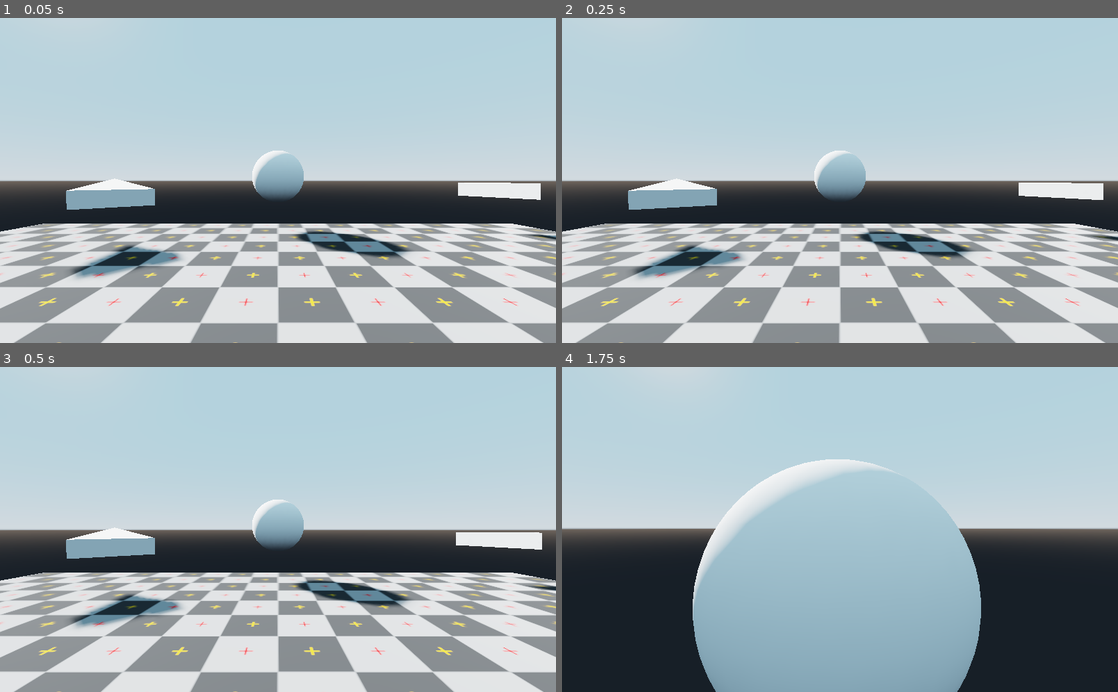
Above: before the commit, frames 1-4 (two rows, left to right).
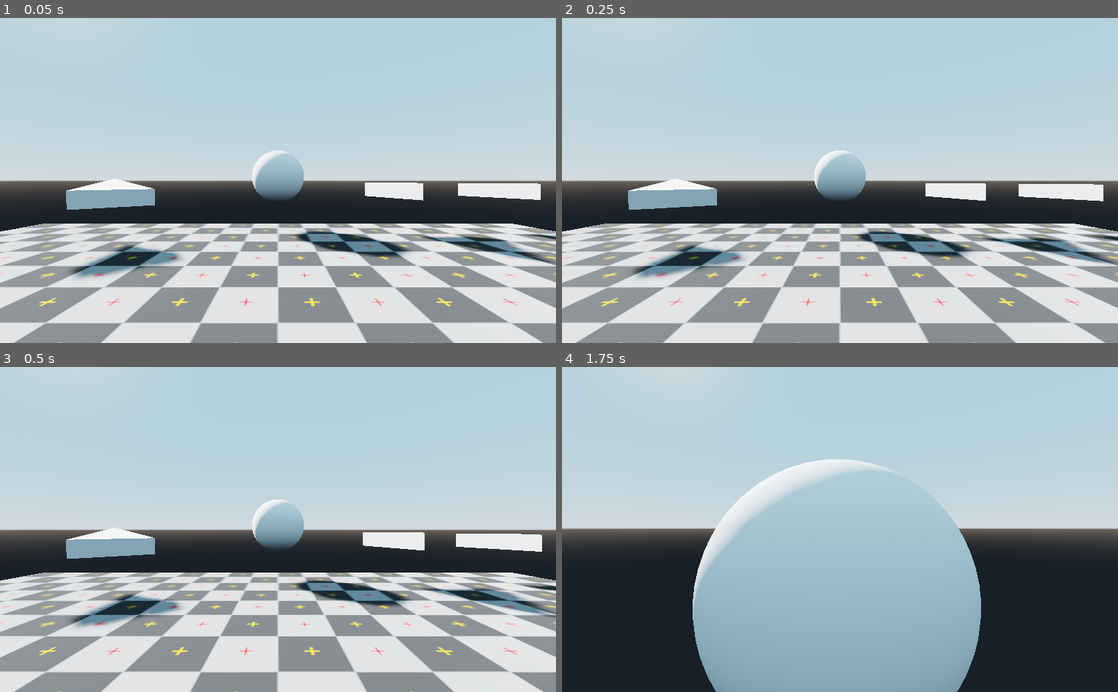
Above: after the commit, the same moments.

Repository: Linko-3D/Godot-Templates-Collection
Game: Godot game, scene res://Sandbox.tscn
Same seed, same stepped clock (60 frames per second), same inputs: the game is played once before the commit and once after it.
Inputs (mouse positions are in pixels of both pictures, inside the frame that each line leads up to):
- Up to frame 1 (0.05 s): no input
- Up to frame 2 (0.25 s): no input
- Up to frame 3 (0.5 s): no input
- Up to frame 4 (1.75 s): tap Enter (ui_accept) at 0.5, 0.77, 1.52 s; move the mouse to (867, 529) at 0.52 s; hold Up (ui_up) from 0.53 s (still down); click (867, 529) at 0.67 s; move the mouse to (812, 529) at 1.27 s

The runs differ from the first frame. In frame 1, 1.2% of the frame differs, in the area x 65-100%, y 50-76%; in frame 2, 1.4%; in frame 3, 1.5%, in the area x 65-100%, y 50-78%; in frame 4, nothing differs.

Commit message:
move to adv

Diff:
--- a/Sandbox.tscn
+++ b/Sandbox.tscn
@@ -7,6 +7,7 @@
 [ext_resource path="res://Templates/3D/AI/MoveTo/MoveTo.tscn" type="PackedScene" id=5]
 [ext_resource path="res://Templates/3D/FirstPersonCharacter/Camera/Projectile/Projectile.tscn" type="PackedScene" id=6]
 [ext_resource path="res://Templates/3D/Interactive/Area/Area.tscn" type="PackedScene" id=7]
+[ext_resource path="res://Templates/3D/AI/MoveToAdv/MoveToAdv.tscn" type="PackedScene" id=8]
 
 [sub_resource type="ConvexPolygonShape" id=1]
 points = PoolVector3Array( 10, 0, 10, -10, 0, 10, 10, 0, -10, -10, 0, -10 )
@@ -53,3 +54,6 @@
 
 [node name="Area" parent="." instance=ExtResource( 7 )]
 transform = Transform( 1, 0, 0, 0, 1, 0, 0, 0, 1, 0, 0, -5.04 )
+
+[node name="MoveToAdv" parent="." instance=ExtResource( 8 )]
+transform = Transform( 1, 0, 0, 0, 1, 0, 0, 0, 1, 4.33687, 1.5, -7.93298 )
--- a/Templates/3D/AI/LookAt/LookAt.gd
+++ b/Templates/3D/AI/LookAt/LookAt.gd
@@ -4,5 +4,5 @@
 var targetPosition
 
 func _process(delta):
-	targetPosition = get_tree().get_root().find_node(target, true, false) # Get the target
+	targetPosition = get_tree().get_root().find_node(target, true, false) # Get the target node by his name
 	look_at(targetPosition.translation, Vector3.UP) # Look at the target
--- a/Templates/3D/AI/MoveTo/MoveTo.gd
+++ b/Templates/3D/AI/MoveTo/MoveTo.gd
@@ -1,16 +1,10 @@
 extends KinematicBody
 
-var target = "FirstPersonCharacter"
-var targetPosition
+var target
 var vector = Vector3()
-var speed = 1
-var keepHeight = Vector3()
-
-func _ready():
-	keepHeight = translation.y # Get the starting height
 
 func _process(delta):
-	targetPosition = get_tree().get_root().find_node(target, true, false) # Get the target
-	vector = ((translation - targetPosition.translation)*-1).normalized() # Get the direction
-	translation.y = keepHeight # Keep the same height
-	move_and_slide(vector * speed)
+	target = get_tree().get_root().find_node("FirstPersonCharacter", true, false) # Get the target node by his name
+	vector = ((translation - target.translation)*-1).normalized() # Get the direction by subtracting the current position by the target position
+
+	move_and_slide(vector)
--- /dev/null
+++ b/Templates/3D/AI/MoveToAdv/MoveToAdv.gd
@@ -0,0 +1,26 @@
+extends KinematicBody
+# This version keeps the same height and moves only inside an height margin
+var target = "FirstPersonCharacter"
+var targetPosition
+var vector = Vector3()
+var speed = 1
+
+# Optionnal
+var keepHeight = Vector3()
+var heightDifference
+var moveHeightMargin = 2
+
+func _ready():
+	keepHeight = translation.y # Get the starting height
+
+func _process(delta):
+	target = get_tree().get_root().find_node("FirstPersonCharacter", true, false) # Get the target node by his name
+	vector = ((translation - target.translation)*-1).normalized() # Get the direction by subtracting the current position by the target position
+
+	heightDifference = target.translation - translation
+
+	if heightDifference.y > -moveHeightMargin and heightDifference.y < moveHeightMargin:
+		move_and_slide(vector * speed)
+
+	#Optionnal
+	translation.y = keepHeight # Keep the same height
--- /dev/null
+++ b/Templates/3D/AI/MoveToAdv/MoveToAdv.tscn
@@ -0,0 +1,21 @@
+[gd_scene load_steps=4 format=2]
+
+[ext_resource path="res://Templates/3D/AI/MoveToAdv/MoveToAdv.gd" type="Script" id=1]
+
+[sub_resource type="PrismMesh" id=1]
+size = Vector3( 2, 2, 0.5 )
+
+[sub_resource type="ConvexPolygonShape" id=2]
+points = PoolVector3Array( 0, 1, 0.25, 0, 1, -0.25, 0, 1, 0.25, 0, 1, -0.25, -1, -1, 0.25, 1, -1, -0.25, 1, -1, 0.25, -1, -1, -0.25, 0, 1, 0.25, 0, 1, -0.25, 0, 1, -0.25, 0, 1, 0.25, 1, -1, 0.25, -1, -1, -0.25, 1, -1, -0.25, -1, -1, 0.25, -1, -1, 0.25, 1, -1, 0.25, -1, -1, -0.25, 1, -1, -0.25 )
+
+[node name="MoveToAdv" type="KinematicBody"]
+script = ExtResource( 1 )
+
+[node name="MeshInstance" type="MeshInstance" parent="."]
+transform = Transform( 1, 0, 0, 0, -4.37114e-008, -1, 0, 1, -4.37114e-008, 0, 0, 0 )
+mesh = SubResource( 1 )
+material/0 = null
+
+[node name="CollisionShape" type="CollisionShape" parent="."]
+transform = Transform( 1, 0, 0, 0, -4.37114e-008, -1, 0, 1, -4.37114e-008, 0, 0, 0 )
+shape = SubResource( 2 )
Not shown: 1 places in Sandbox.tscn that only renumber resources
